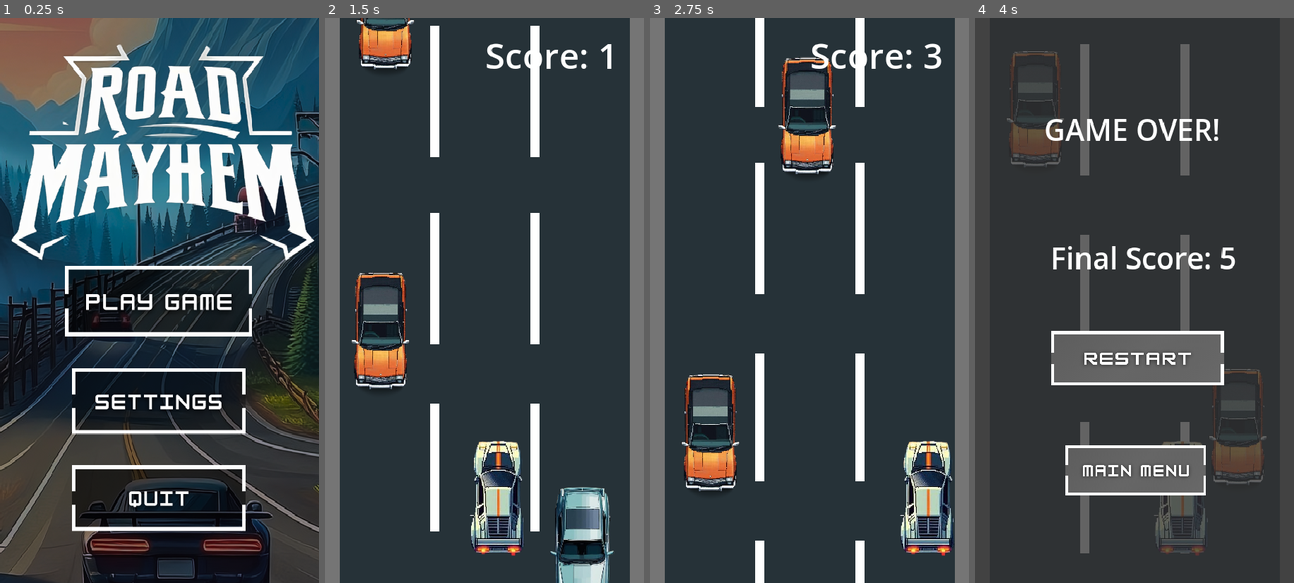
Above: before the commit, frames 1-4 (left to right).
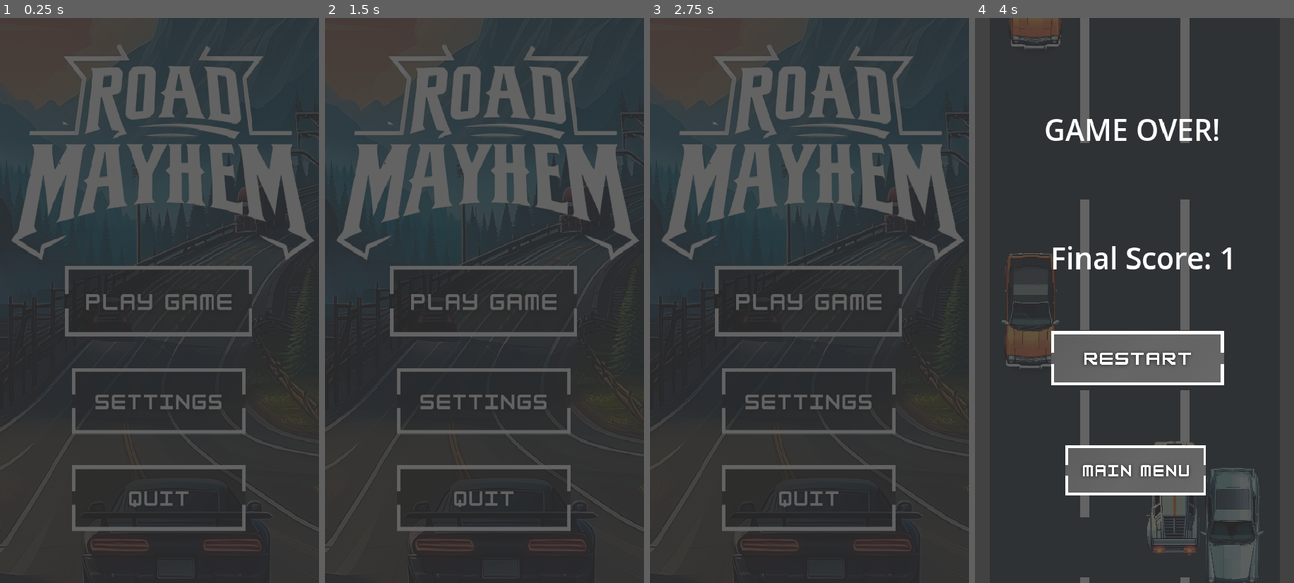
Above: after the commit, the same moments.

Repository: schadha2w/RoadMayhem
Game: Godot game, scene res://Scene/menu.tscn
Same seed, same stepped clock (60 frames per second), same inputs: the game is played once before the commit and once after it. Sound files missing from this copy of the repository are replaced by a short silence.
Inputs (mouse positions are in pixels of both pictures, inside the frame that each line leads up to):
- Up to frame 1 (0.25 s): no input
- Up to frame 2 (1.5 s): click (484, 300) at 0.5 s; click (484, 300) at 1.27 s
- Up to frame 3 (2.75 s): hold Right (ui_right) from 2.03 s (still down); hold P (play) from 2.03 s (still down)
- Up to frame 4 (4 s): release Right (ui_right) at 2.78 s; release P (play) at 2.78 s; hold Left (ui_left) 2.78-3.53 s; tap P (play) at 2.85 s; hold Right (ui_right) from 3.53 s (still down); hold P (play) from 3.53 s (still down)

The runs differ from the first frame. In frame 1, 69% of the frame differs, in the area x 0-100%, y 0-100%; in frame 2, 41%; in frame 3, 40%; in frame 4, 7.6%.

Commit message:
started with settings

Diff:
--- a/Scene/menu.tscn
+++ b/Scene/menu.tscn
@@ -53,3 +53,13 @@
 stream = ExtResource("3_a402u")
 volume_db = 6.667
 autoplay = true
+
+[node name="CanvasLayer" type="CanvasLayer" parent="."]
+
+[node name="ColorRect" type="ColorRect" parent="CanvasLayer"]
+z_index = -2
+offset_left = -38.0
+offset_top = -35.0
+offset_right = 598.0
+offset_bottom = 1017.0
+color = Color(0.197937, 0.197937, 0.197937, 0.760784)
